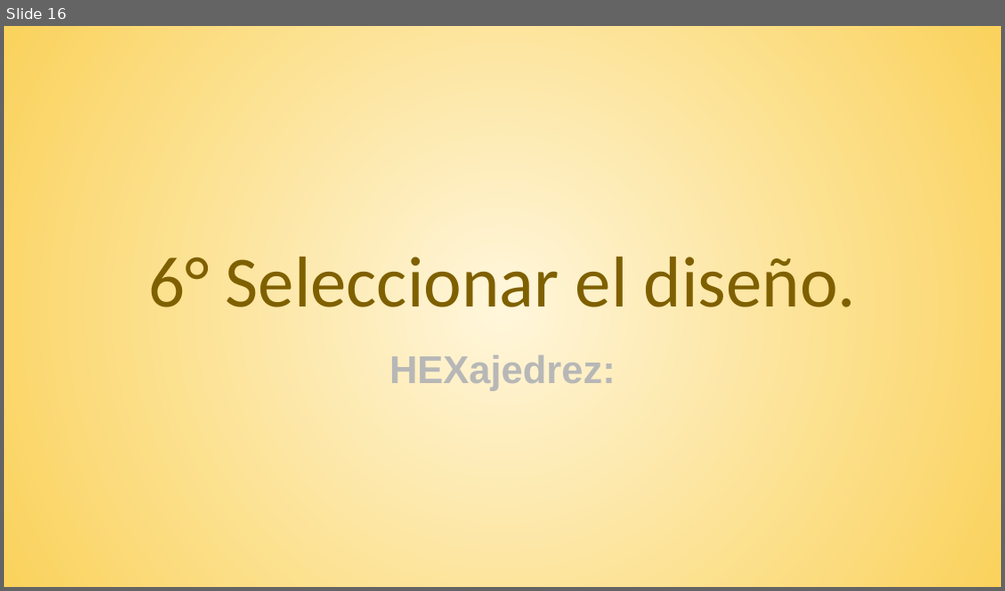
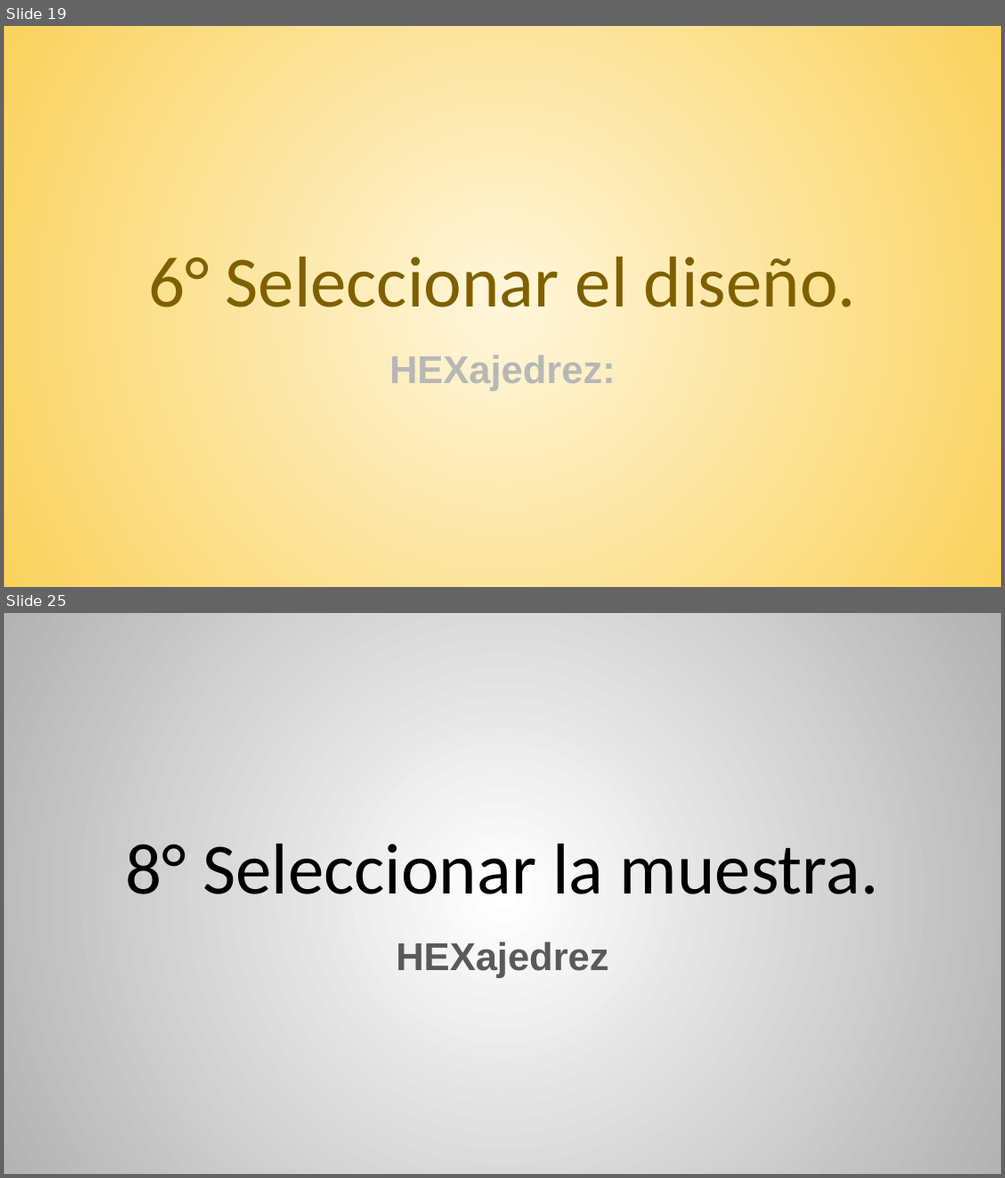
Before and after one commit to raullencinas-frm-utn/Hexajedrez, a slide deck: Hexajedrez - Presentación.odp. Shown one above the other, each under a label of ours: slide 16 before the commit, slides 19 and 25 after it; the slides between them are not shown. The pictures are 1005x591 and 1005x1178 pixels, drawn with LibreOffice and Linux fonts; fonts in the diff are those of the drawing. Boxes give left, top, right and bottom in pixels: in the first picture for what was removed or moved away, otherwise in the second. Text is boxed around its words. In the diff, an @@ line names an element or a change of style, - is before the commit and + after.

```diff
--- a/Hexajedrez - Presentación.odp
+++ b/Hexajedrez - Presentación.odp
@@ slide 25 added at (x1=4, y1=613, x2=1001, y2=1174), background gradient #FFFFFF to #B3B3B3 @@
@@ title added at (x1=126, y1=844, x2=878, y2=894), 52 pt, text #000000 @@
+8° Seleccionar la muestra.
@@ subtitle added at (x1=396, y1=941, x2=608, y2=978), 28 pt, text #595959, bold @@
+HEXajedrez
@@ what was slide 16 is now slide 19 @@
```
Also in this commit, not shown: 6 slides changed, 10 other slides added, 2 slides removed, 1 other file.
